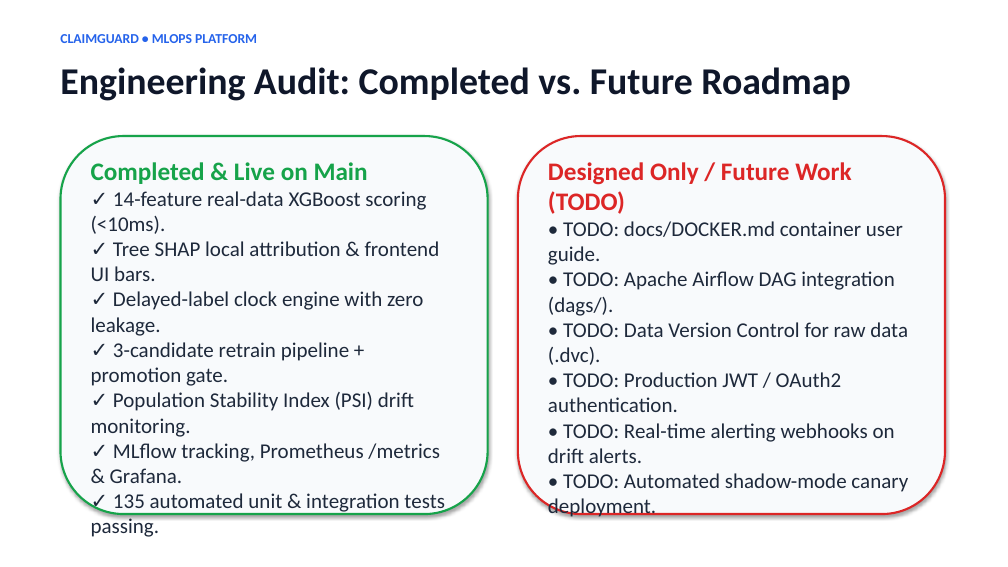
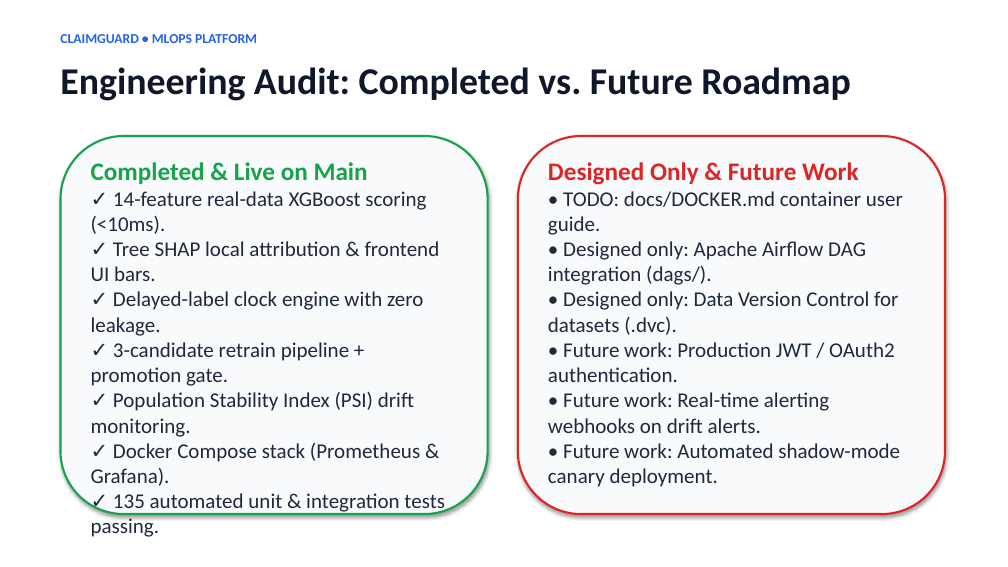
Before and after one commit to Gauravi06/ClaimGuard, a slide deck: slide 10 of ClaimGuard.pptx. Drawn at 1008x567 pixels with LibreOffice and Linux fonts; fonts in the diff are those of the drawing. Boxes give left, top, right and bottom in pixels: in the first picture for what was removed or moved away, otherwise in the second. Text is boxed around its words. In the diff, an @@ line names an element or a change of style, - is before the commit and + after.

```diff
--- a/ClaimGuard.pptx
+++ b/ClaimGuard.pptx
@@ text at (x1=548, y1=162, x2=858, y2=185): text changed @@
-Designed Only / Future Work (TODO)
+Designed Only & Future Work
@@ text at (x1=548, y1=241, x2=900, y2=487): text changed @@
-• TODO: Apache Airflow DAG integration (dags/).
-• TODO: Data Version Control for raw data (.dvc).
-• TODO: Production JWT / OAuth2 authentication.
-• TODO: Real-time alerting webhooks on drift alerts.
-• TODO: Automated shadow-mode canary deployment.
+• Designed only: Apache Airflow DAG integration (dags/).
+• Designed only: Data Version Control for datasets (.dvc).
+• Future work: Production JWT / OAuth2 authentication.
+• Future work: Real-time alerting webhooks on drift alerts.
+• Future work: Automated shadow-mode canary deployment.
@@ text at (x1=91, y1=443, x2=420, y2=486): text changed @@
-✓ MLflow tracking, Prometheus /metrics & Grafana.
+✓ Docker Compose stack (Prometheus & Grafana).
```
Also in this commit, not shown: 4 other slides changed, 1 other file.
